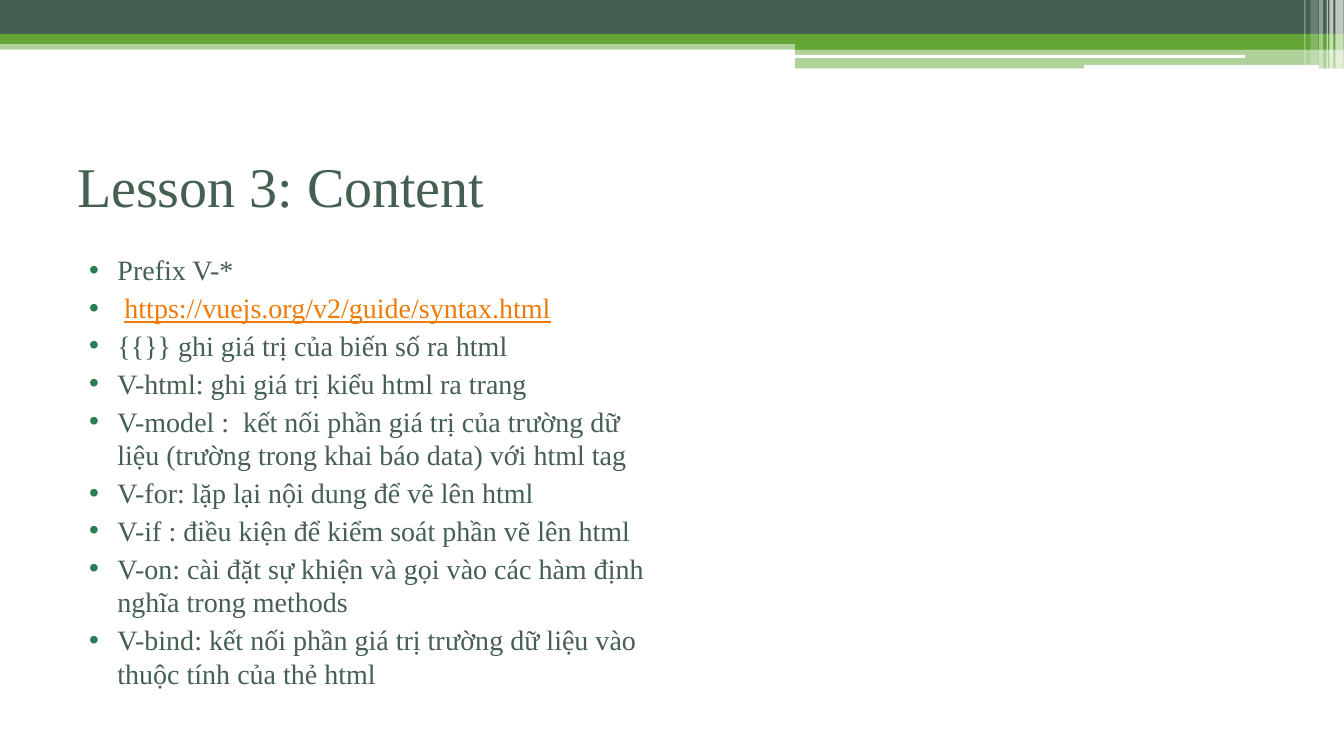
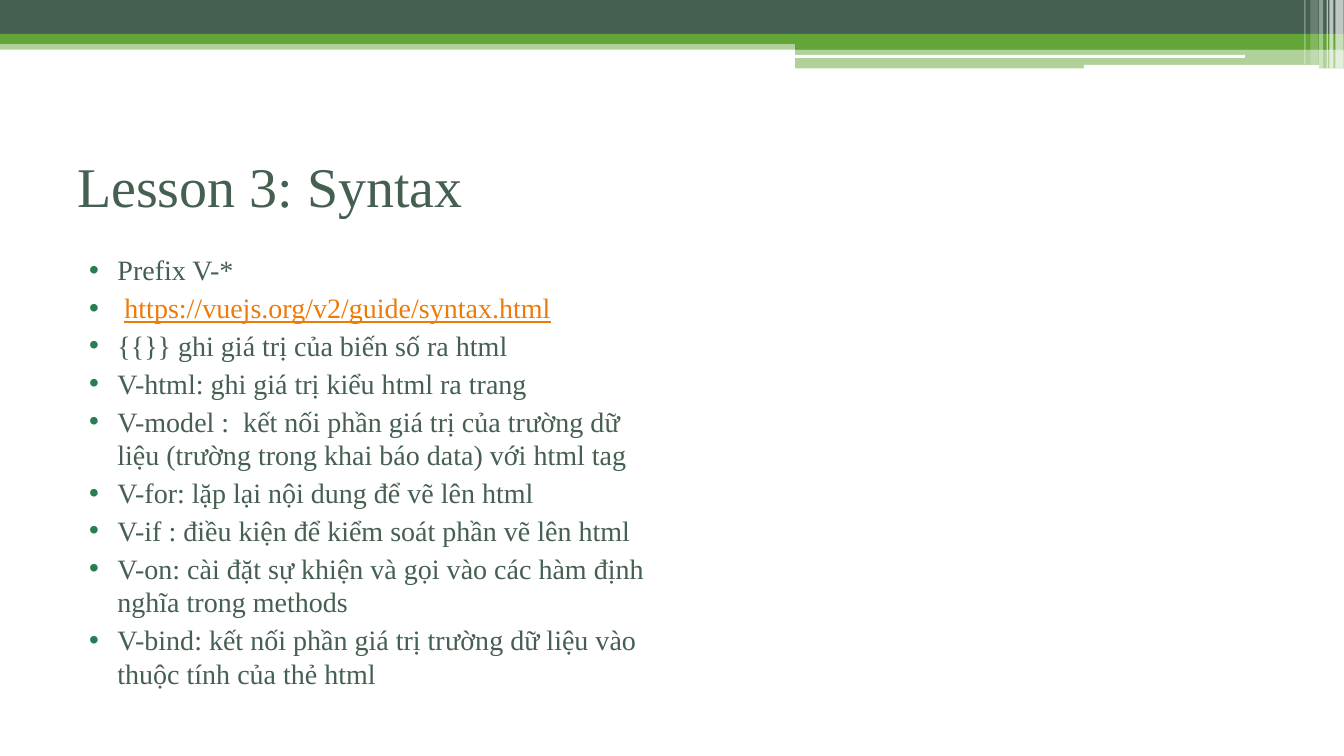
Before and after one commit to phamtuanchip/7dayswithvuejs, a slide deck: slide 17 of vuejs-2.0.pptx. Drawn at 1344x756 pixels with LibreOffice and Linux fonts; fonts in the diff are those of the drawing. Boxes give left, top, right and bottom in pixels: in the first picture for what was removed or moved away, otherwise in the second. Text is boxed around its words. In the diff, an @@ line names an element or a change of style, - is before the commit and + after.

Commit message:
add slides content

```diff
--- a/vuejs-2.0.pptx
+++ b/vuejs-2.0.pptx
@@ title at [77, 170, 462, 217]: text changed @@
-Lesson 3: Content
+Lesson 3: Syntax
```
Also in this commit, not shown: 24 other slides changed, 2 slides added.
